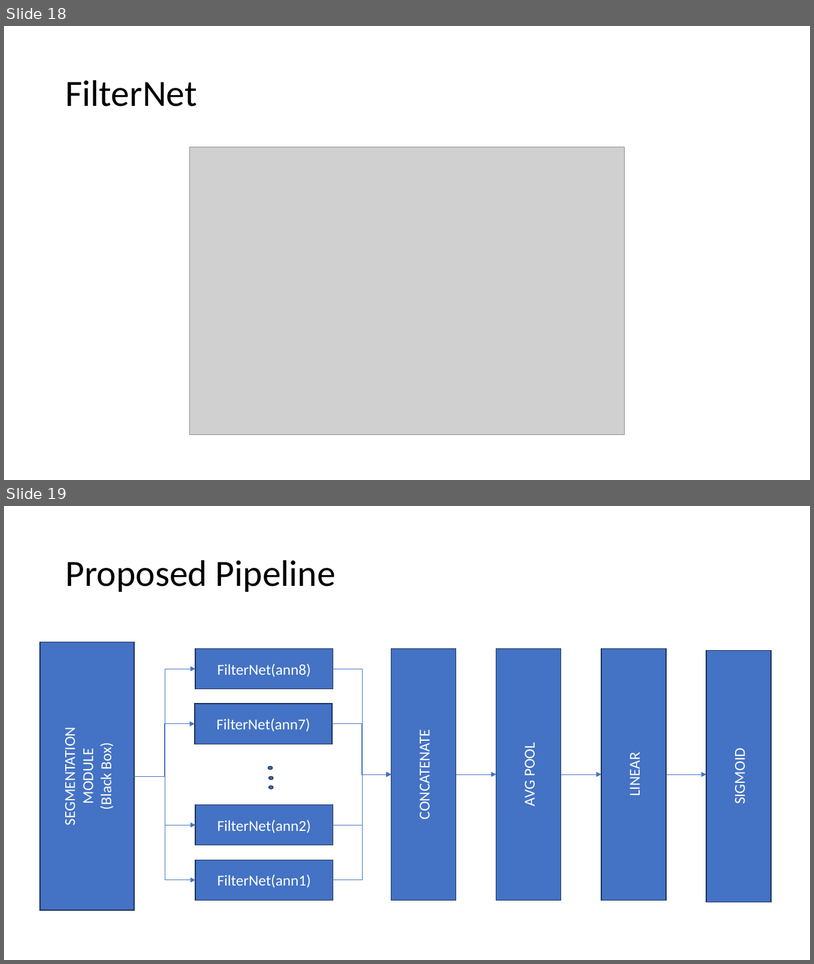
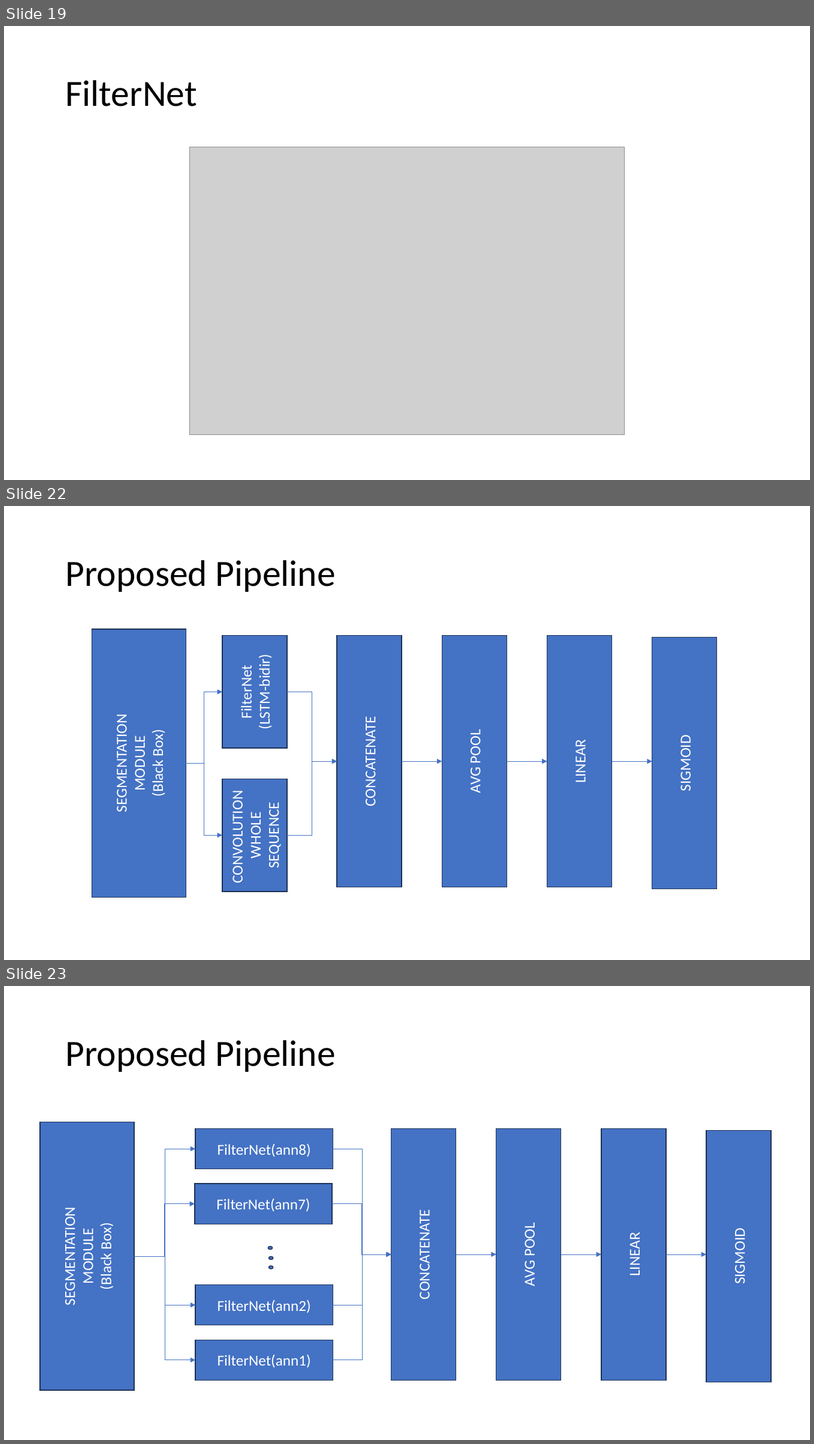
Before and after one commit to Ziolo1999/GNNsFootballEventSpotting, a slide deck: Notes/Code_Description.pptx. Shown one above the other, each under a label of ours: slides 18 and 19 before the commit, slides 19, 22 and 23 after it; the slides between them are not shown. The pictures are 814x964 and 814x1444 pixels, drawn with LibreOffice and Linux fonts; fonts in the diff are those of the drawing; grey boxes stand for pictures. Boxes give left, top, right and bottom in pixels: in the first picture for what was removed or moved away, otherwise in the second. Text is boxed around its words. In the diff, an @@ line names an element or a change of style, - is before the commit and + after.

```diff
--- a/Notes/Code_Description.pptx
+++ b/Notes/Code_Description.pptx
@@ slide 22 added at [4, 506, 810, 960], background #FFFFFF @@
@@ title added at [65, 560, 336, 592], 44 pt, text #000000 @@
+Proposed Pipeline
@@ rectangle added at [92, 629, 186, 897], fill #4472C4, outline #1E3256 1 pt, 18 pt, text #FFFFFF @@
+SEGMENTATION
+MODULE
+(Black Box)
@@ rectangle added at [222, 636, 287, 748], fill #4472C4, outline #1E3256 1 pt, 18 pt, text #FFFFFF @@
+FilterNet
+(LSTM-bidir)
@@ rectangle added at [338, 636, 402, 886], fill #4472C4, outline #1E3256 1 pt, 18 pt, text #FFFFFF @@
+CONCATENATE
@@ rectangle added at [443, 636, 507, 886], fill #4472C4, outline #1E3256 1 pt, 18 pt, text #FFFFFF @@
+AVG POOL
@@ rectangle added at [547, 636, 612, 886], fill #4472C4, outline #1E3256 1 pt, 18 pt, text #FFFFFF @@
+LINEAR
@@ rectangle added at [653, 637, 717, 888], fill #4472C4, outline #1E3256 1 pt, 18 pt, text #FFFFFF @@
+SIGMOID
@@ elbow arrow added from (186, 763) to (222, 692), #4472C4 0.5 pt @@
@@ elbow arrow added from (287, 692) to (338, 761), #4472C4 0.5 pt @@
@@ elbow arrow added from (186, 763) to (222, 835), #4472C4 0.5 pt @@
@@ elbow arrow added from (287, 835) to (338, 761), #4472C4 0.5 pt @@
@@ arrow added from (402, 761) to (443, 761), #4472C4 0.5 pt @@
@@ arrow added from (507, 761) to (547, 761), #4472C4 0.5 pt @@
@@ arrow added from (612, 761) to (653, 761), #4472C4 0.5 pt @@
@@ rectangle added at [222, 779, 287, 891], fill #4472C4, outline #1E3256 1 pt, 18 pt, text #FFFFFF @@
+CONVOLUTION
+WHOLE SEQUENCE
@@ what was slide 18 is now slide 19 @@
@@ what was slide 19 is now slide 23 @@
```
Also in this commit, not shown: 2 slides changed, 4 other slides added, 1 slide removed, 17 other files.
